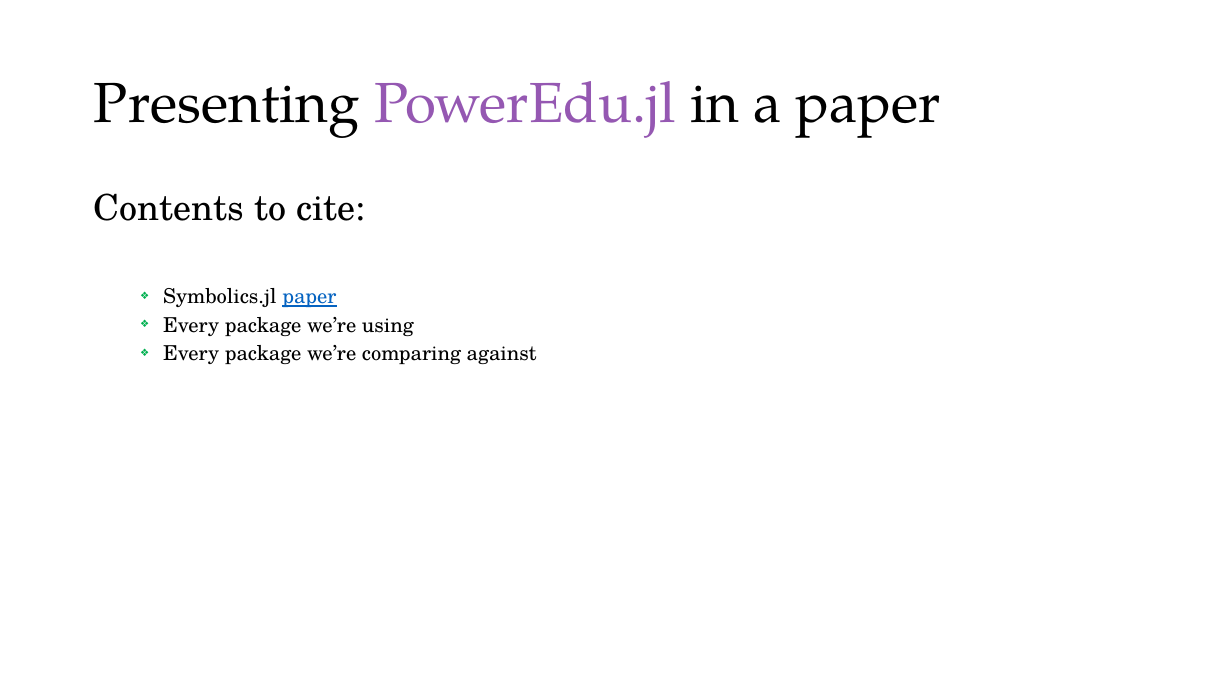
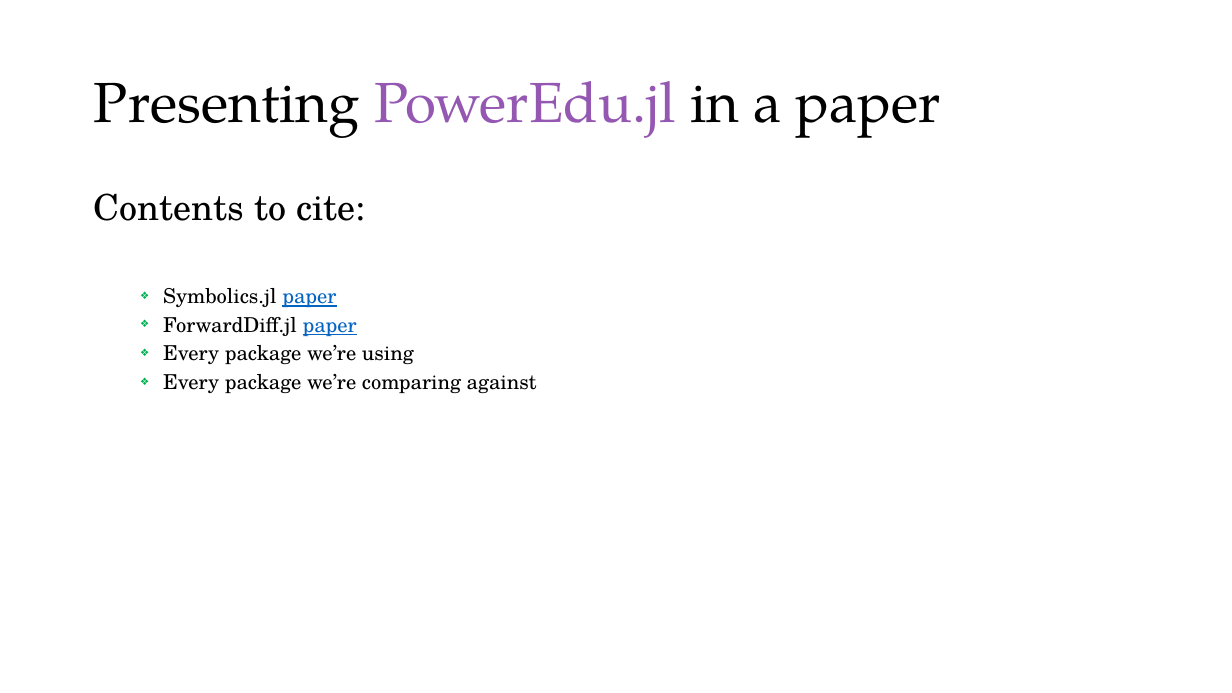
Before and after one commit to Realife-Brahmin/createdDocuments_oneDrive_repo, a slide deck: slide 4 of ee521_julia_plan.pptx. Drawn at 1232x693 pixels with LibreOffice and Linux fonts; fonts in the diff are those of the drawing. Boxes give left, top, right and bottom in pixels: in the first picture for what was removed or moved away, otherwise in the second. Text is boxed around its words. In the diff, an @@ line names an element or a change of style, - is before the commit and + after.

```diff
--- a/ee521_julia_plan.pptx
+++ b/ee521_julia_plan.pptx
@@ text at [163,317,357,336]: paragraph added @@
+  ❖ ForwardDiff.jl paper
```
